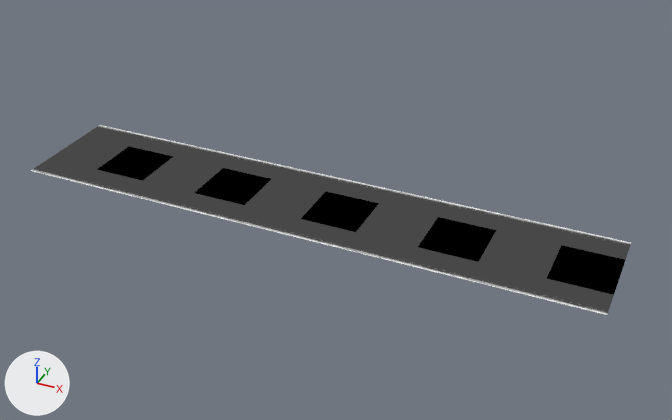
An edit to the Blender file blender_files/Gift_Plane/Gift_Plane.blend, drawn before and after from the same camera.
Both versions are drawn from a 50 mm camera at (9.81, -11.88, 7.93) aimed at (4.25, 0.42, -0.28). Every picture has the same lights, and +X, +Y and +Z are marked at lower left.
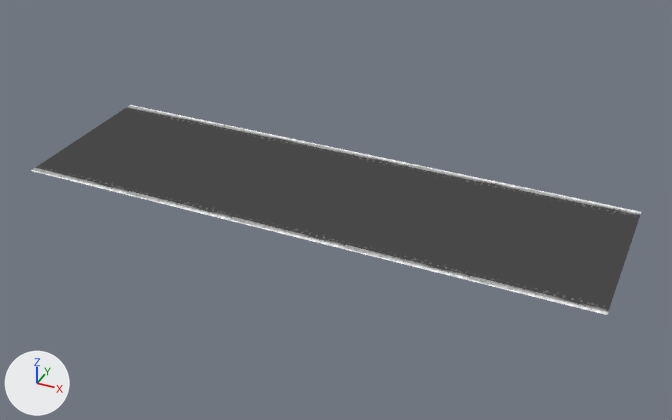
Boxes (x1, y1, x2, y2) around the edits, measured in the pictures (672 x 420 px):
'Plane', reshaped (10% taller): before (31, 125, 631, 315); after (31, 105, 641, 315)
part 1 of me_plane_001, added: after (100, 105, 641, 242)
part 2 of me_plane_001, surface changed (black to grey): (31, 125, 631, 315) in both

The change, as a diff of the scene's bpy script:
```diff
--- a/blender_files/Gift_Plane/Gift_Plane.blend.py
+++ b/blender_files/Gift_Plane/Gift_Plane.blend.py
@@ me_plane_001 @@
 # used by ob_plane; location = (0.5, 0.5, 0.0)
 # verts and faces of me_plane_001; kept vertices keep their numbers, new ones are numbered from 33
 # before: 2 (-1.5, 0.5, 0.0) at pixel (99, 124), 3 (-0.5, 0.5, 0.0) at pixel (143, 134), 5 (0.5, 0.5, 0.0) at pixel (188, 144), 7 (1.5, 0.5, 0.0) at pixel (236, 155), 9 (2.5, 0.5, 0.0) at pixel (285, 165)
 # before: 11 (3.5, 0.5, 0.0) at pixel (336, 177), 13 (4.5, 0.5, 0.0) at pixel (390, 189), 15 (5.5, 0.5, 0.0) at pixel (446, 201), 17 (6.5, 0.5, 0.0) at pixel (505, 214), 19 (7.5, 0.5, 0.0) at pixel (566, 228)
 # before: 21 (8.5, 0.5, 0.0) at pixel (631, 242)
-me_plane_001.from_pydata(...)  # 33 vertices, 20 faces; spans x -1.5..8.5, y -1.5..0.5, z 0.0
+me_plane_001.from_pydata(...)  # 44 vertices, 30 faces; spans x -1.5..8.5, y -1.5..1.5, z 0.0
+# me_plane_001 part 1
+for new, old in zip([*range(33, 44)], [2, 3, 5, 7, 9, 11, 13, 15, 17, 19, 21]): verts[new] = verts[old] + (0.0, 1.0, 0.0)
+faces += [(11, 13, 39, 38), (9, 11, 38, 37), (7, 9, 37, 36), (5, 7, 36, 35), (3, 5, 35, 34), (19, 21, 43, 42)]
+faces += [(2, 3, 34, 33), (17, 19, 42, 41), (15, 17, 41, 40), (13, 15, 40, 39)]
+# me_plane_001 part 2: 20 kept faces spanning x -1.5..8.5, y -1.5..0.5, z 0.0 get new texture (UV) coordinates
 me_plane_001.materials.append(mat_road_material)
```
